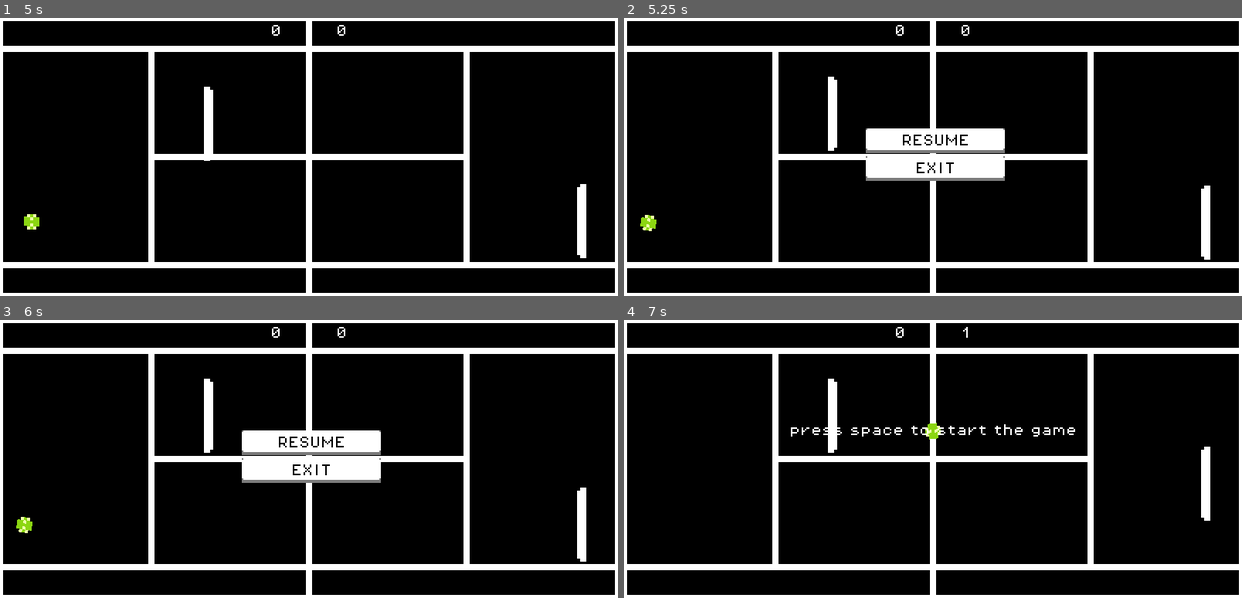
Above: before the commit, frames 1-4 (two rows, left to right).
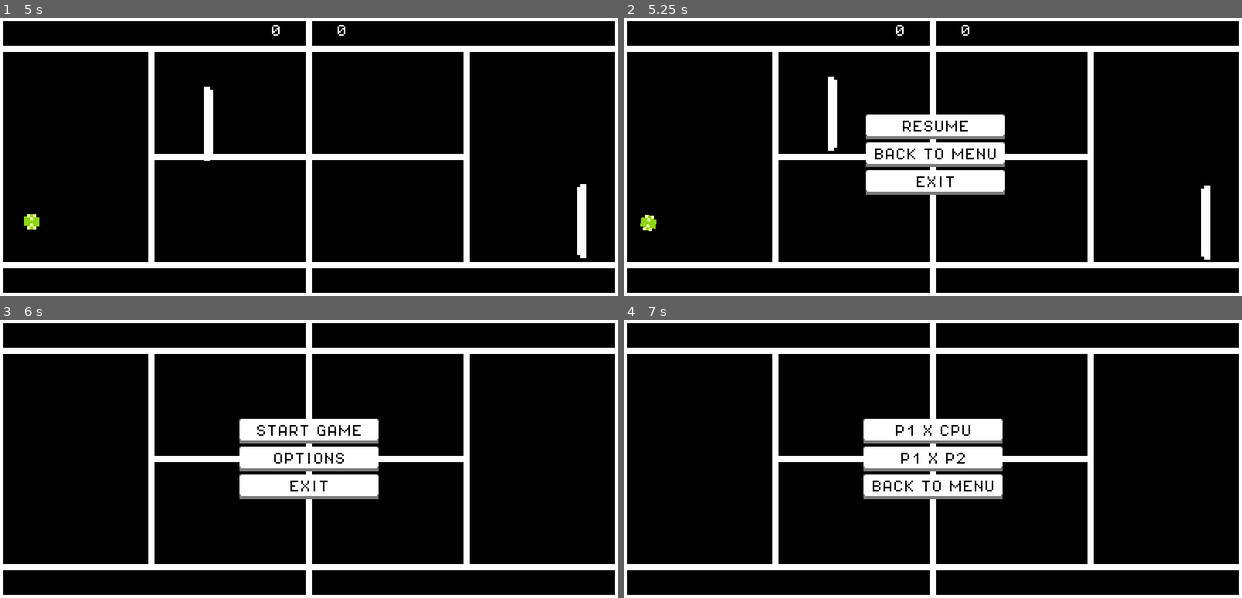
Above: after the commit, the same moments.

Repository: Fivarto/20-GamesChallenge
Game: Godot game, scene res://Scenes/Menus/Main_Menu.tscn
The game is run twice, just before and just after one commit, with the same random seed, the same clock (stepped at 60 frames per second) and the same inputs.
Inputs (mouse positions are in pixels of both pictures, inside the frame that each line leads up to):
- Up to frame 1 (5 s): click "START GAME" at 0.5 s; click "P1 X CPU" at 1.25 s; tap Space at 2, 2.27, 3.02, 4.52 s; move the mouse to (444, 143) at 2.02 s; hold D (P1_MOVE_RIGHT) 2.03-2.78 s; hold Down (P2_MOVE_DOWN) 2.03-2.78 s; move the mouse to (185, 170) at 2.77 s; hold S (P1_MOVE_DOWN) 2.78-3.53 s; tap Left (P2_MOVE_LEFT) at 2.85 s; move the mouse to (370, 95) at 3.52 s; hold D (P1_MOVE_RIGHT) 3.53-4.28 s; hold Right (P2_MOVE_RIGHT) 3.53-4.28 s; move the mouse to (278, 212) at 4.27 s; hold W (P1_MOVE_UP) from 4.28 s (still down); tap Up (P2_MOVE_UP) at 4.35 s
- Up to frame 2 (5.25 s): move the mouse to (1118, 198) at 5.02 s; release W (P1_MOVE_UP) at 5.03 s; hold A (P1_MOVE_LEFT) from 5.03 s (still down); hold P from 5.03 s (still down)
- Up to frame 3 (6 s): tap Space at 5.27 s; release A (P1_MOVE_LEFT) at 5.75 s; release P at 5.75 s; click (309, 456) at 5.75 s, where only the run after the commit has a clickable "BACK TO MENU"
- Up to frame 4 (7 s): click (933, 431) at 6.5 s, where only the run after the commit has a clickable "START GAME"

Frame 1 is identical in both runs. In frame 2, 3.9% of the frame differs, in the area x 39-62%, y 34-64%; in frame 3, 4.9%; in frame 4, 6.0%, in the area x 27-95%, y 2-73%.

Commit message:
Finalização pra postar

Diff:
--- a/20---pong/Scenes/Levels/main_level.tscn
+++ b/20---pong/Scenes/Levels/main_level.tscn
@@ -7,6 +7,7 @@
 [ext_resource type="FontFile" uid="uid://ns7ywwfij86p" path="res://Assets/Fonts/PixelOperator8.ttf" id="4_g080o"]
 [ext_resource type="Shader" path="res://Shaders/ctr_shadder.gdshader" id="6_7tw5u"]
 [ext_resource type="Texture2D" uid="uid://n0xtbt7j6tm7" path="res://Assets/UI/button.png" id="7_5agqj"]
+[ext_resource type="AudioStream" uid="uid://c3km0advsq1ac" path="res://Assets/Sounds/tap.wav" id="8_okca7"]
 
 [sub_resource type="RectangleShape2D" id="RectangleShape2D_jf3md"]
 size = Vector2(809.375, 20)
@@ -189,6 +190,16 @@
 theme_override_styles/normal = SubResource("StyleBoxTexture_waiuf")
 text = "RESUME"
 
+[node name="btn_back_to_menu" type="Button" parent="pause_menu"]
+custom_minimum_size = Vector2(180, 32)
+layout_mode = 2
+theme_override_colors/font_color = Color(0, 0, 0, 1)
+theme_override_fonts/font = ExtResource("4_g080o")
+theme_override_styles/hover = SubResource("StyleBoxTexture_2kc16")
+theme_override_styles/pressed = SubResource("StyleBoxTexture_p0ti7")
+theme_override_styles/normal = SubResource("StyleBoxTexture_waiuf")
+text = "BACK TO MENU"
+
 [node name="btn_exit_game" type="Button" parent="pause_menu"]
 custom_minimum_size = Vector2(180, 32)
 layout_mode = 2
@@ -199,10 +210,20 @@
 theme_override_styles/normal = SubResource("StyleBoxTexture_waiuf")
 text = "EXIT"
 
+[node name="button_sound" type="AudioStreamPlayer2D" parent="."]
+process_mode = 3
+stream = ExtResource("8_okca7")
+
 [connection signal="body_entered" from="cpu_score_area" to="." method="_on_ball_enter_cpu_score_area"]
 [connection signal="body_entered" from="player_score_area" to="." method="_on_ball_enters_player_score_area"]
 [connection signal="timeout" from="start_ball_timer" to="." method="_on_start_ball_timer_timeout"]
+[connection signal="mouse_entered" from="win_menu/btn_restart_game" to="." method="_on_btn_restart_game_mouse_entered"]
 [connection signal="pressed" from="win_menu/btn_restart_game" to="." method="_on_btn_restart_game_pressed"]
+[connection signal="mouse_entered" from="win_menu/btn_back_to_main_menu" to="." method="_on_btn_back_to_main_menu_mouse_entered"]
 [connection signal="pressed" from="win_menu/btn_back_to_main_menu" to="." method="_on_btn_back_to_main_menu_pressed"]
+[connection signal="mouse_entered" from="pause_menu/btn_resume_game" to="." method="_on_btn_resume_game_mouse_entered"]
 [connection signal="pressed" from="pause_menu/btn_resume_game" to="." method="_on_btn_resume_game_pressed"]
+[connection signal="mouse_entered" from="pause_menu/btn_back_to_menu" to="." method="_on_btn_back_to_menu_mouse_entered"]
+[connection signal="pressed" from="pause_menu/btn_back_to_menu" to="." method="_on_btn_back_to_menu_pressed"]
+[connection signal="mouse_entered" from="pause_menu/btn_exit_game" to="." method="_on_btn_exit_game_mouse_entered"]
 [connection signal="pressed" from="pause_menu/btn_exit_game" to="." method="_on_btn_exit_game_pressed"]
--- a/20---pong/Scenes/Menus/Main_Menu.tscn
+++ b/20---pong/Scenes/Menus/Main_Menu.tscn
@@ -6,6 +6,7 @@
 [ext_resource type="FontFile" uid="uid://ns7ywwfij86p" path="res://Assets/Fonts/PixelOperator8.ttf" id="3_bnv57"]
 [ext_resource type="Texture2D" uid="uid://n0xtbt7j6tm7" path="res://Assets/UI/button.png" id="3_qarmh"]
 [ext_resource type="Texture2D" uid="uid://bhv4bkv1s1cmc" path="res://Assets/UI/Player2_Controls.png" id="4_aqc8a"]
+[ext_resource type="AudioStream" uid="uid://c3km0advsq1ac" path="res://Assets/Sounds/tap.wav" id="7_u4qwp"]
 
 [sub_resource type="StyleBoxTexture" id="StyleBoxTexture_710pk"]
 texture = ExtResource("3_qarmh")
@@ -50,6 +51,14 @@
 
 [sub_resource type="StyleBoxTexture" id="StyleBoxTexture_0m0fu"]
 texture = ExtResource("3_qarmh")
+
+[sub_resource type="StyleBoxTexture" id="StyleBoxTexture_3qkta"]
+texture = ExtResource("3_qarmh")
+modulate_color = Color(0.619608, 0.619608, 0.619608, 1)
+
+[sub_resource type="StyleBoxTexture" id="StyleBoxTexture_u5qak"]
+texture = ExtResource("3_qarmh")
+modulate_color = Color(0.156863, 0.156863, 0.156863, 1)
 
 [sub_resource type="StyleBoxTexture" id="StyleBoxTexture_0jrpt"]
 texture = ExtResource("3_qarmh")
@@ -284,6 +293,8 @@
 layout_mode = 2
 theme_override_colors/font_color = Color(0, 0, 0, 1)
 theme_override_fonts/font = ExtResource("3_bnv57")
+theme_override_styles/hover = SubResource("StyleBoxTexture_3qkta")
+theme_override_styles/pressed = SubResource("StyleBoxTexture_u5qak")
 theme_override_styles/normal = SubResource("StyleBoxTexture_0jrpt")
 text = "P1 X P2"
 
@@ -297,12 +308,23 @@
 theme_override_styles/normal = SubResource("StyleBoxTexture_bl8hj")
 text = "BACK TO MENU"
 
+[node name="button_sfx" type="AudioStreamPlayer2D" parent="."]
+position = Vector2(310, 128)
+stream = ExtResource("7_u4qwp")
+
+[connection signal="mouse_entered" from="main_menu_container/btn_start_game" to="." method="_on_btn_start_game_mouse_entered"]
 [connection signal="pressed" from="main_menu_container/btn_start_game" to="." method="_on_btn_start_game_pressed"]
+[connection signal="mouse_entered" from="main_menu_container/btn_controls" to="." method="_on_btn_controls_mouse_entered"]
 [connection signal="pressed" from="main_menu_container/btn_controls" to="." method="_on_btn_controls_pressed"]
+[connection signal="mouse_entered" from="main_menu_container/btn_exit" to="." method="_on_btn_exit_mouse_entered"]
 [connection signal="pressed" from="main_menu_container/btn_exit" to="." method="_on_btn_exit_pressed"]
 [connection signal="color_changed" from="TabContainer/Paddle Color/player_1_color_picker" to="." method="_on_player_1_color_picker_color_changed"]
 [connection signal="color_changed" from="TabContainer/Paddle Color/player_2_color_picker" to="." method="_on_player_2_color_picker_color_changed"]
+[connection signal="mouse_entered" from="btn_exit_options" to="." method="_on_btn_exit_options_mouse_entered"]
 [connection signal="pressed" from="btn_exit_options" to="." method="_on_btn_exit_options_pressed"]
+[connection signal="mouse_entered" from="game_mode_menu/btn_pve" to="." method="_on_btn_pve_mouse_entered"]
 [connection signal="pressed" from="game_mode_menu/btn_pve" to="." method="_on_btn_pve_pressed"]
+[connection signal="mouse_entered" from="game_mode_menu/btn_pvp" to="." method="_on_btn_pvp_mouse_entered"]
 [connection signal="pressed" from="game_mode_menu/btn_pvp" to="." method="_on_btn_pvp_pressed"]
+[connection signal="mouse_entered" from="game_mode_menu/btn_back_to_menu" to="." method="_on_btn_back_to_menu_mouse_entered"]
 [connection signal="pressed" from="game_mode_menu/btn_back_to_menu" to="." method="_on_btn_back_to_menu_pressed"]
--- a/20---pong/Scripts/Balls/ball.gd
+++ b/20---pong/Scripts/Balls/ball.gd
@@ -46,6 +46,8 @@
 
 		else:
 
+			ball_bump_sfx.pitch_scale = randf_range(0.5 , 0.7)
+			ball_bump_sfx.play()
 			ball_direction = ball_direction.bounce(collision.get_normal())
 
 
--- a/20---pong/Scripts/Levels/main_level.gd
+++ b/20---pong/Scripts/Levels/main_level.gd
@@ -10,6 +10,9 @@
 @onready var ball = $Ball #PEGANDO A BOLA
 
 @onready var win_menu = $win_menu
+
+@onready var button_sound = $button_sound
+
 
 var player_score: int = 0 # SCORE INICIAL DO PLAYER
 var cpu_score: int = 0 # SCORE INICIAL DA CPU OU PLAYER 2
@@ -161,5 +164,33 @@
 	get_tree().paused = false
 	$pause_menu.visible = false
 
+func _on_btn_back_to_menu_pressed():
+
+	restart_the_game_state()
+	get_tree().paused = false
+	get_tree().change_scene_to_file("res://Scenes/Menus/Main_Menu.tscn")
+
+
 func _on_btn_exit_game_pressed() -> void:
 	get_tree().quit()
+
+#BUTTON SOUNDS SIGNALS
+func play_button_sounds_on_main_level():
+	button_sound.pitch_scale = randf_range(0.9, 1.1)
+	button_sound.play()
+
+
+func _on_btn_restart_game_mouse_entered():
+	play_button_sounds_on_main_level()
+
+func _on_btn_back_to_main_menu_mouse_entered():
+	play_button_sounds_on_main_level()
+
+func _on_btn_resume_game_mouse_entered():
+	play_button_sounds_on_main_level()
+
+func _on_btn_back_to_menu_mouse_entered():
+	play_button_sounds_on_main_level()
+
+func _on_btn_exit_game_mouse_entered():
+	play_button_sounds_on_main_level()
--- a/20---pong/Scripts/Menus/main_menu.gd
+++ b/20---pong/Scripts/Menus/main_menu.gd
@@ -5,11 +5,11 @@
 @onready var game_mode_menu = $game_mode_menu
 @onready var main_menu_container = $main_menu_container
 
-@onready var player_1_color_picker = $"TabContainer/Color Picker/player_1_color_picker"
-@onready var player_2_color_picker = $"TabContainer/Color Picker/player_2_color_picker"
+@onready var player_1_color_picker = $"TabContainer/Paddle Color/player_1_color_picker"
+@onready var player_2_color_picker = $"TabContainer/Paddle Color/player_2_color_picker"
 
-@onready var label_color_1 = $"TabContainer/Color Picker/player_1_color_picker_label"
-@onready var label_color_2 = $"TabContainer/Color Picker/player_1_color_picker_label2"
+@onready var label_color_1 = $"TabContainer/Paddle Color/player_1_color_picker_label"
+@onready var label_color_2 = $"TabContainer/Paddle Color/player_1_color_picker_label2"
 
 
 #			 -----MAIN MENU -------
@@ -71,3 +71,34 @@
 
 	main_menu_container.visible = true
 	game_mode_menu.visible = false
+
+
+#BUTTON SOUNDS
+
+func play_button_sound():
+	$button_sfx.pitch_scale = randf_range(0.9 , 1.1)
+	$button_sfx.play()
+
+#MAIN MENU
+func _on_btn_start_game_mouse_entered():
+	play_button_sound()
+
+func _on_btn_controls_mouse_entered():
+	play_button_sound()
+
+func _on_btn_exit_mouse_entered():
+	play_button_sound()
+
+#OPTIONS MENU
+func _on_btn_exit_options_mouse_entered():
+	play_button_sound()
+
+#GAMEMODE MENU
+func _on_btn_pve_mouse_entered():
+	play_button_sound()
+
+func _on_btn_pvp_mouse_entered():
+	play_button_sound()
+
+func _on_btn_back_to_menu_mouse_entered():
+	play_button_sound()
--- a/20---pong/project.godot
+++ b/20---pong/project.godot
@@ -13,7 +13,7 @@
 config/name="20 - Pong"
 run/main_scene="res://Scenes/Menus/Main_Menu.tscn"
 config/features=PackedStringArray("4.3", "Mobile")
-config/icon="res://icon.svg"
+config/icon="res://Assets/20GC-Pong-Icon.png"
 
 [autoload]
 
Binary file added: 20---pong/Assets/20GC-Pong-Icon.png
Not shown, added: 20---pong/Assets/20GC-Pong-Icon.png.import
Not shown, added: 20---pong/Assets/Sounds/tap.wav.import
Not shown: 1 places in 20---pong/Scenes/Levels/main_level.tscn that only renumber resources
Not shown: 1 places in 20---pong/Scenes/Menus/Main_Menu.tscn that only renumber resources
Not shown, added: 20---pong/Assets/Sounds/tap.wav
